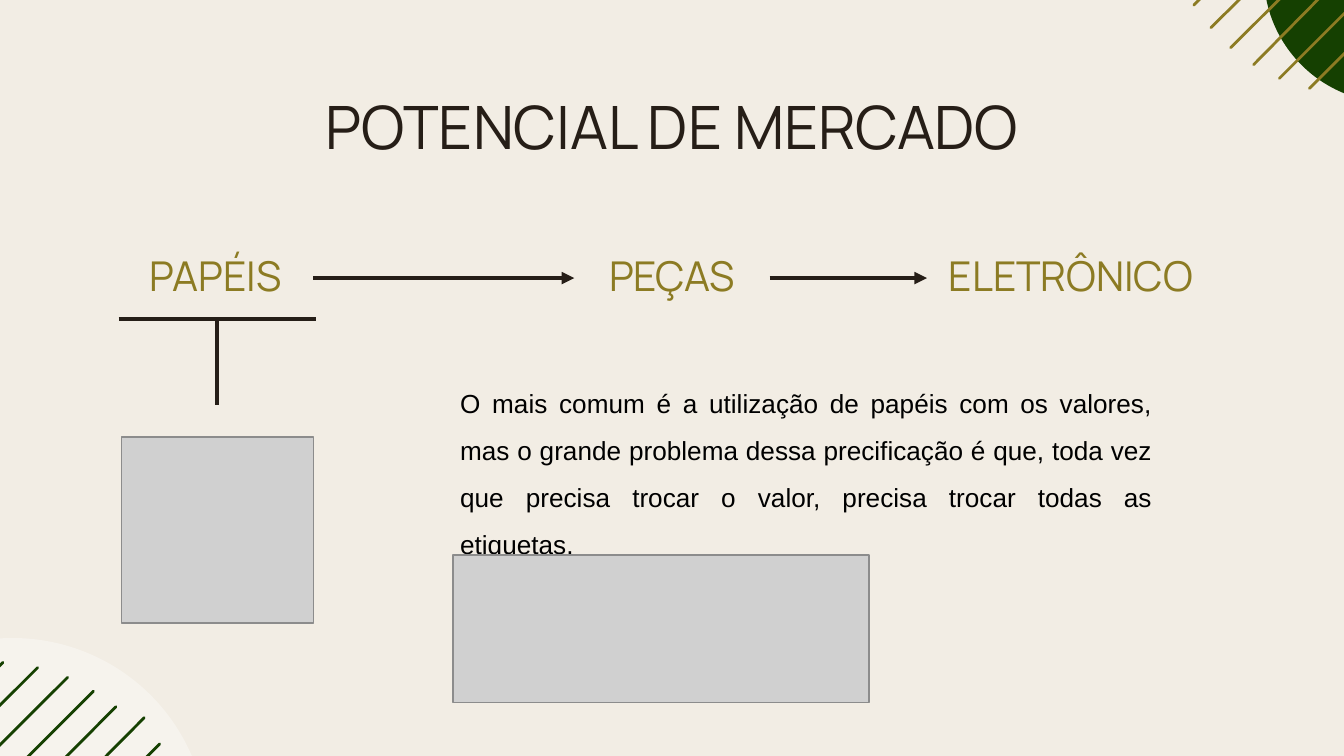
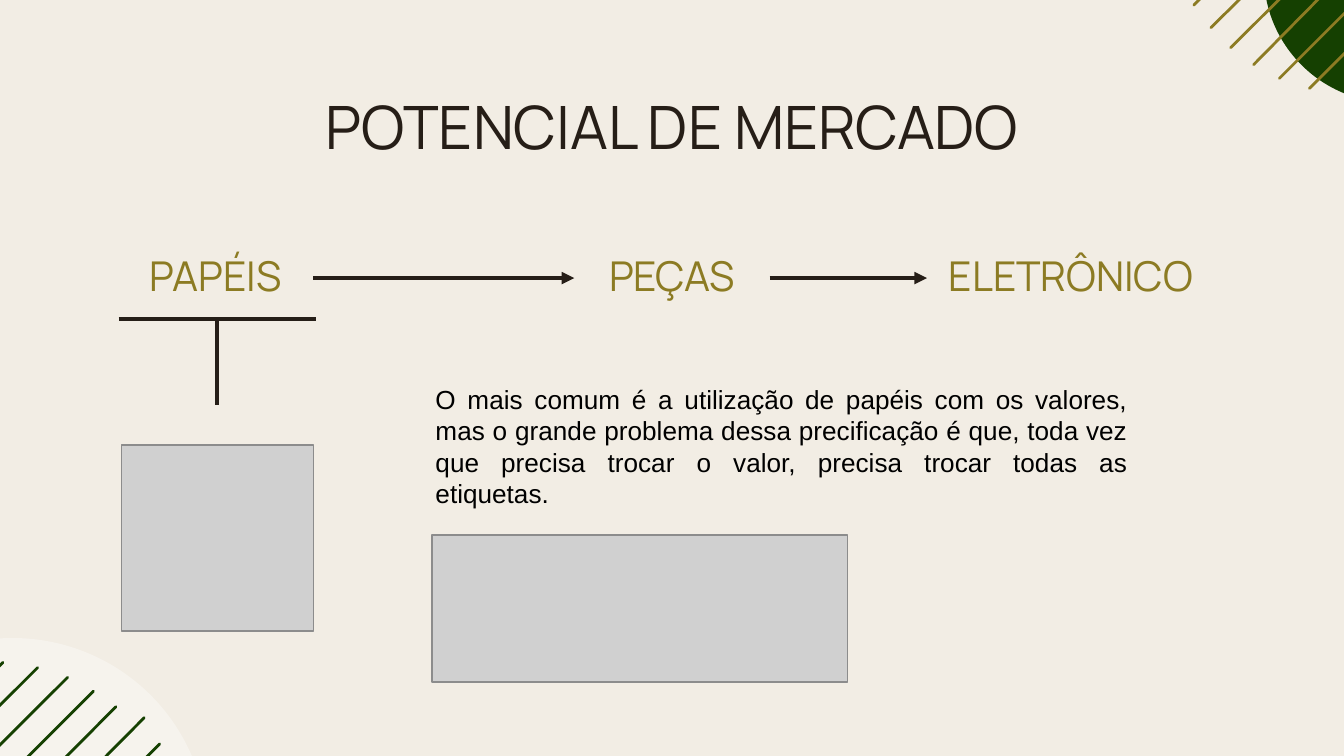
Before and after one commit to rafaellabastos/challenge-pitch-qa, a slide deck: slide 19 of Pitch-SavvyFix.pptx. Drawn at 1344x756 pixels with LibreOffice and Linux fonts; fonts in the diff are those of the drawing; grey boxes stand for pictures. Boxes give left, top, right and bottom in pixels: in the first picture for what was removed or moved away, otherwise in the second. Text is boxed around its words. In the diff, an @@ line names an element or a change of style, - is before the commit and + after.

```diff
--- a/Pitch-SavvyFix.pptx
+++ b/Pitch-SavvyFix.pptx
@@ text "O mais comum é a ..." moved from (x1=460, y1=393, x2=1152, y2=513) to (x1=435, y1=389, x2=1127, y2=509) @@
@@ text "O mais comum é a ..." at (x1=435, y1=389, x2=1127, y2=509): line spacing 1.5 to 1 @@
@@ picture moved from (x1=121, y1=437, x2=313, y2=622) to (x1=121, y1=445, x2=313, y2=630) @@
@@ picture moved from (x1=453, y1=555, x2=868, y2=703) to (x1=431, y1=535, x2=847, y2=683) @@
```
Also in this commit, not shown: 8 other slides changed.
